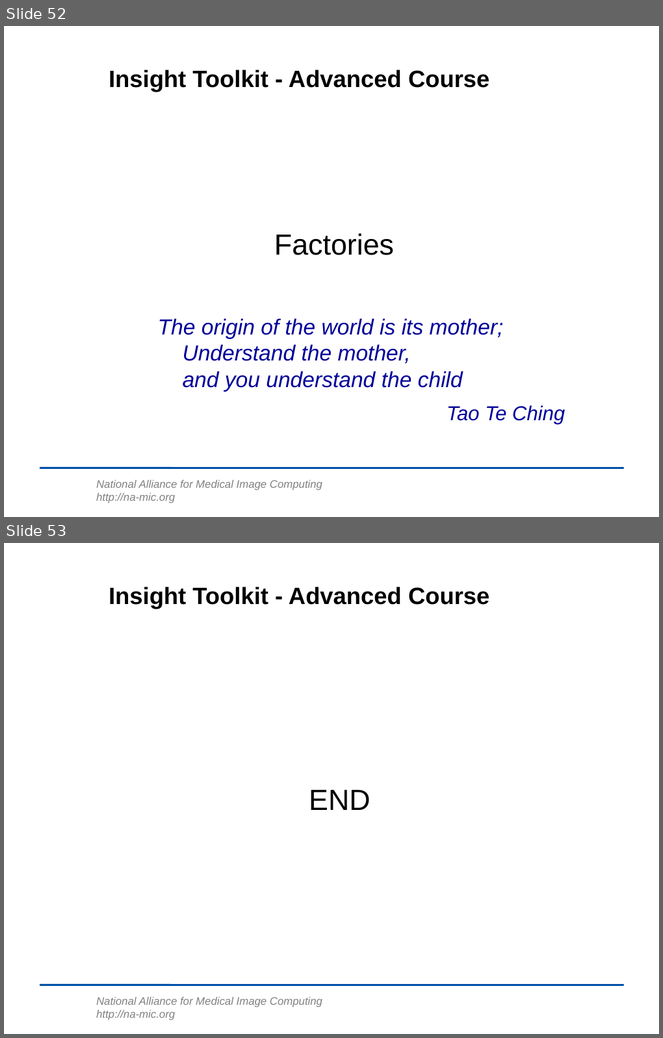
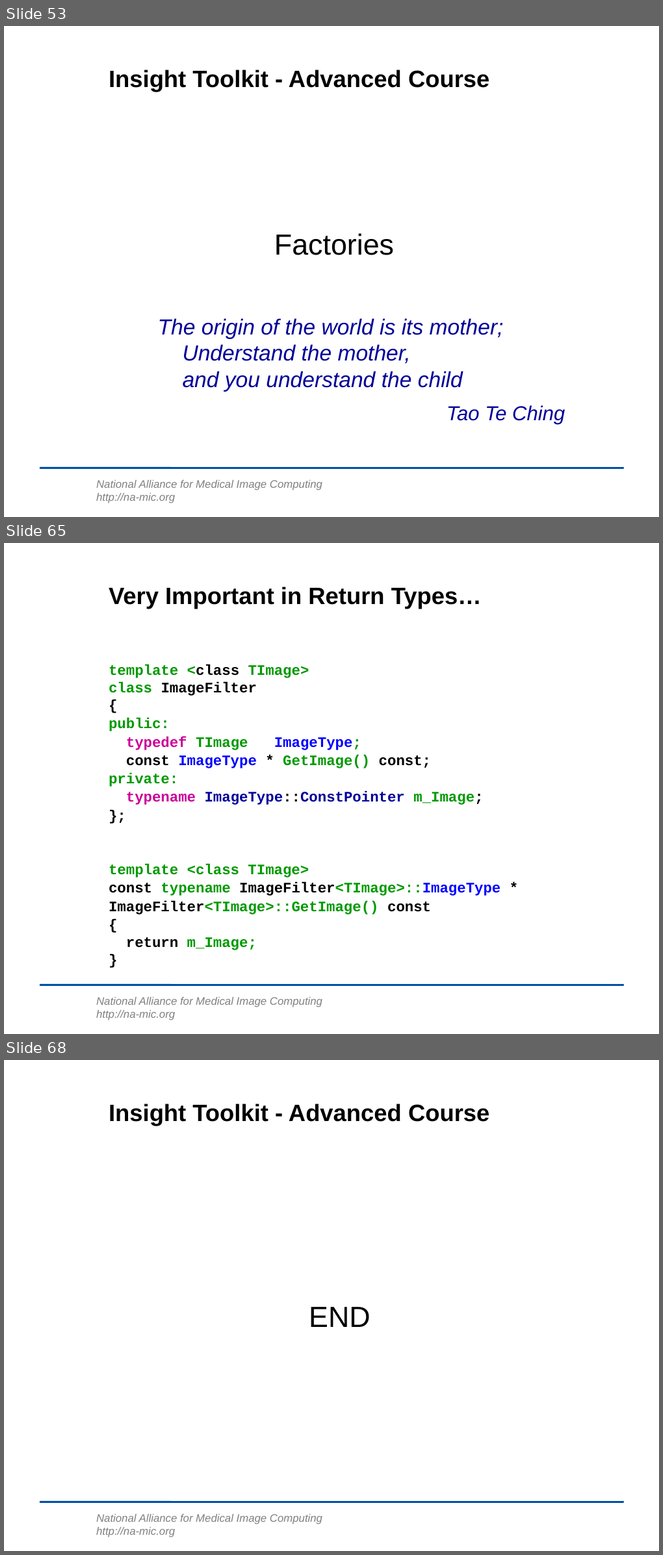
Before and after one commit to lheckemann/namic-sandbox, a slide deck: ITKAdvancedCourse/doc/presentations/Insight-DesignPatterns.ppt. Shown one above the other, each under a label of ours: slides 52 and 53 before the commit, slides 53, 65 and 68 after it; the slides between them are not shown. The pictures are 663x1038 and 663x1555 pixels, drawn with LibreOffice and Linux fonts; fonts in the diff are those of the drawing; background and template pictures are left out. Boxes give left, top, right and bottom in pixels: in the first picture for what was removed or moved away, otherwise in the second. Text is boxed around its words. In the diff, an @@ line names an element or a change of style, - is before the commit and + after.

```diff
--- a/ITKAdvancedCourse/doc/presentations/Insight-DesignPatterns.ppt
+++ b/ITKAdvancedCourse/doc/presentations/Insight-DesignPatterns.ppt
@@ slide 65 added at bbox=[4, 543, 659, 1034], background #FFFFFF; not listed: 2 template elements that a slide beside it also shows @@
@@ title added at bbox=[109, 587, 482, 609], 26 pt, text #000000, bold @@
+Very Important in Return Types…
@@ text added at bbox=[109, 665, 501, 951], 16 pt, text #009900, bold @@
+template <class TImage>
+class ImageFilter
+{
+public:
+typedef TImage ImageType;
+const ImageType * GetImage() const;
+private:
+typename ImageType::ConstPointer m_Image;
+};
+template <class TImage>
+const typename ImageFilter<TImage>::ImageType *
+ImageFilter<TImage>::GetImage() const
+{
+return m_Image;
+}
@@ what was slide 52 is now slide 53 @@
@@ what was slide 53 is now slide 68 @@
```
Also in this commit, not shown: 2 slides changed, 14 other slides added.
